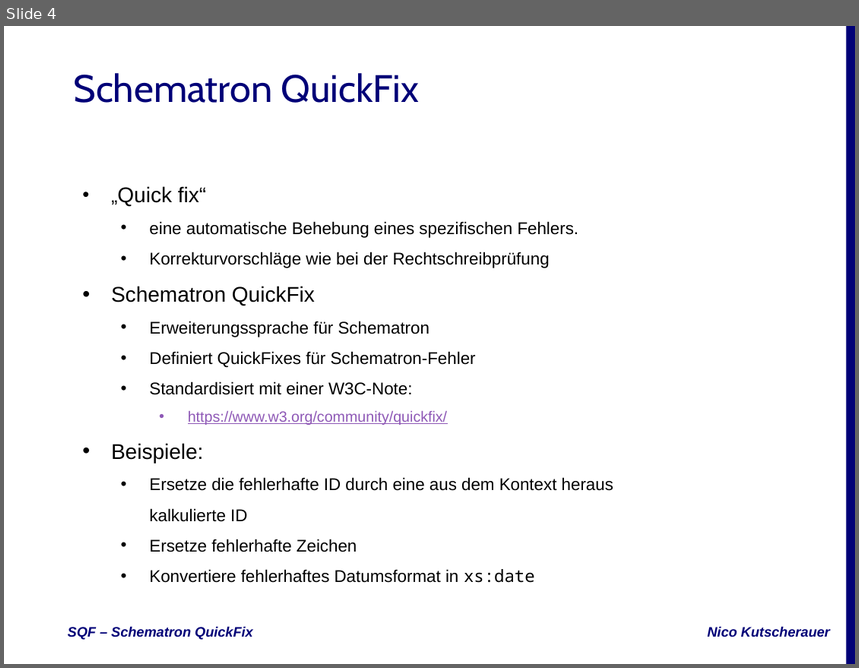
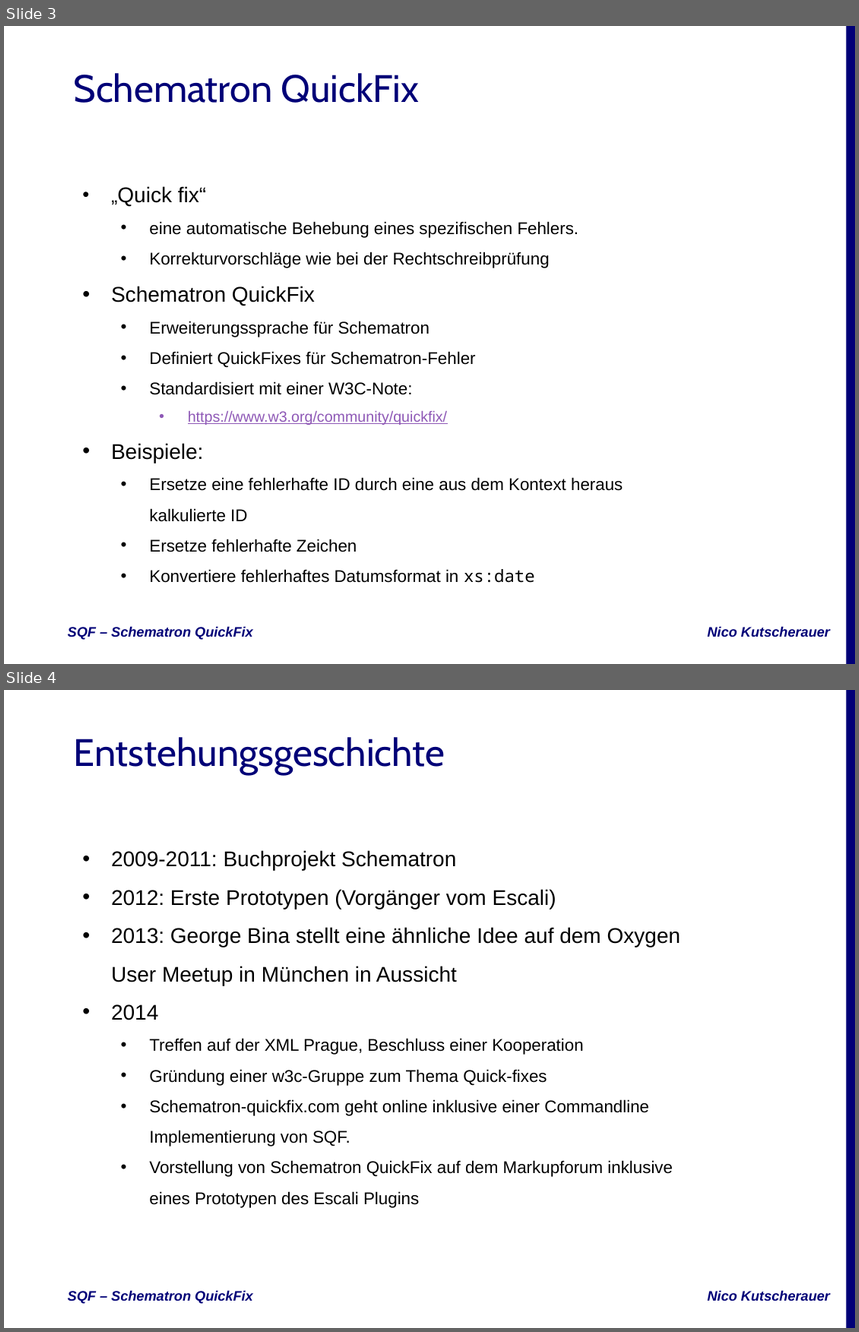
Before and after one commit to nkutsche/SchematronQuickFix-2017-11-17, a slide deck: SQF-Escali.pptx. Shown one above the other, each under a label of ours: slide 4 before the commit, slides 3 and 4 after it. The pictures are 859x668 and 859x1332 pixels, drawn with LibreOffice and Linux fonts; fonts in the diff are those of the drawing; background and template pictures are left out. Boxes give left, top, right and bottom in pixels: in the first picture for what was removed or moved away, otherwise in the second. Text is boxed around its words. In the diff, an @@ line names an element or a change of style, - is before the commit and + after.

```diff
--- a/SQF-Escali.pptx
+++ b/SQF-Escali.pptx
@@ slide 4 added at (4,690,855,1328), background #FFFFFF; not listed: 3 template elements that a slide beside it also shows @@
@@ title added at (74,737,445,774), 36 pt, text #000077 @@
+Entstehungsgeschichte
@@ subtitle added at (111,850,681,1208), 16 pt, text #000000 @@
+• 2009-2011: Buchprojekt Schematron
+• 2012: Erste Prototypen (Vorgänger vom Escali)
+• 2013: George Bina stellt eine ähnliche Idee auf dem Oxygen User Meetup in München in Aussicht
+• 2014
+  • Treffen auf der XML Prague, Beschluss einer Kooperation
+  • Gründung einer w3c-Gruppe zum Thema Quick-fixes
+  • Schematron-quickfix.com geht online inklusive einer Commandline Implementierung von SQF.
+  • Vorstellung von Schematron QuickFix auf dem Markupforum inklusive eines Prototypen des Escali Plugins
@@ what was slide 4 is now slide 3 @@
@@ slide 3 changed as well @@
@@ subtitle at (149,477,623,522): text changed @@
-  • Ersetze die fehlerhafte ID durch eine aus dem Kontext heraus kalkulierte ID
+  • Ersetze eine fehlerhafte ID durch eine aus dem Kontext heraus kalkulierte ID
```
Also in this commit, not shown: 6 other slides changed, 21 other slides added, 1 slide removed, 4 other files.
